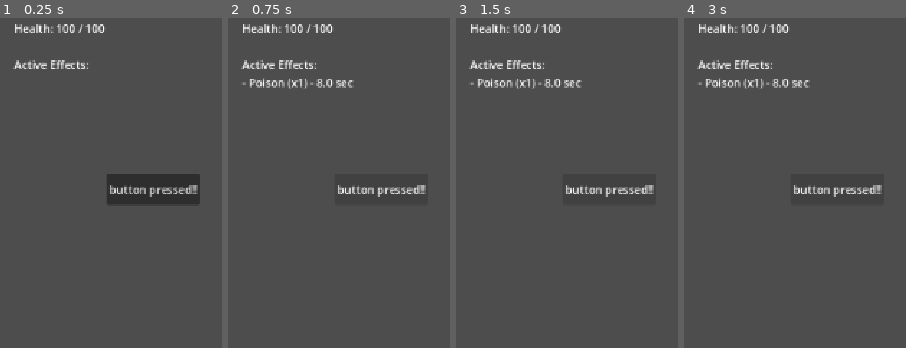
Above: before the commit, frames 1-4 (left to right).
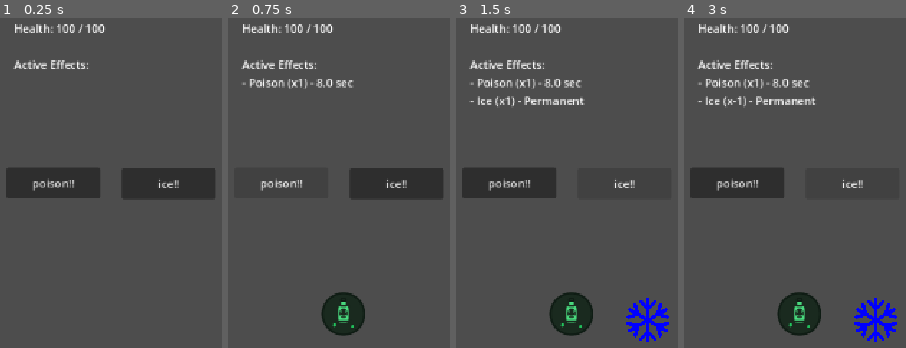
Above: after the commit, the same moments.

Repository: nestorac/godot-assets
Game: Godot game, scene res://TestStatusEffects.tscn
Two runs of this game, one before a commit and one after it. Both use one fixed random seed, a clock stepped at 60 frames per second and the inputs below.
Inputs (mouse positions are in pixels of both pictures, inside the frame that each line leads up to):
- Up to frame 1 (0.25 s): no input
- Up to frame 2 (0.75 s): click "button pressed!!" (after the commit: "poison!!") at 0.5 s
- Up to frame 3 (1.5 s): click (624, 183) at 1.25 s, where only the run after the commit has a clickable "ice!!"
- Up to frame 4 (3 s): click "button pressed!!" (after the commit: "poison!!") at 2 s; click (852, 183) at 2.75 s, where only the run after the commit has a clickable "ice!!"

The runs differ from the first frame. In frame 1, 6.6% of the frame differs, in the area x 2-97%, y 45-57%; in frame 2, 4.4%; in frame 3, 8.2%; in frame 4, 8.2%, in the area x 2-96%, y 23-99%.

Commit message:
Added Ice.

Diff:
--- a/status-effect-manager/Character.gd
+++ b/status-effect-manager/Character.gd
@@ -4,6 +4,7 @@
 @onready var status_manager: StatusEffectManager = $StatusEffectManager
 @onready var active_effects_label: Label = $"../UI/ActiveEffectsLabel"
 @onready var apply_button: Button = $"../UI/ApplyPoisonButton"
+@onready var ice_apply_button: Button = $"../UI/ApplyIceButton"
 
 @export var poison_effect: StatusEffect
 @export var ice_effect: StatusEffect
@@ -11,6 +12,8 @@
 var health: int = 100
 var max_health: int = 100
 
+signal poisoned
+signal iced
 
 func _ready() -> void:
 	print("=== Game Started ===")
@@ -22,6 +25,14 @@
 	else:
 		print("ERROR: ApplyPoisonButton not found!")
 
+	if ice_apply_button:
+		ice_apply_button.mouse_filter = Control.MOUSE_FILTER_STOP
+		ice_apply_button.pressed.connect(apply_ice_pressed)
+		print("Button connected successfully from code")
+	else:
+		print("ERROR: ApplyPoisonButton not found!")
+	apply_ice_pressed
+	apply_poison_pressed
 	update_ui()
 
 
@@ -33,9 +44,23 @@
 		return
 
 	status_manager.apply_effect(poison_effect)
+	poisoned.connect($"../UI/Poison"._on_poisoned)
+	poisoned.emit()
 	print("Poison applied successfully!")
 	update_ui()
 
+func apply_ice_pressed() -> void:
+	print(">>> BUTTON PRESSED <<<")
+
+	if ice_effect == null:
+		print("ERROR: ice_effect is not assigned in the Inspector!")
+		return
+
+	status_manager.apply_effect(ice_effect)
+	poisoned.connect($"../UI/Ice"._on_iced)
+	poisoned.emit()
+	print("Ice applied successfully!")
+	update_ui()
 
 func update_ui() -> void:
 	var text := "Health: %d / %d\n\nActive Effects:\n" % [health, max_health]
--- a/status-effect-manager/TestStatusEffects.tscn
+++ b/status-effect-manager/TestStatusEffects.tscn
@@ -1,12 +1,18 @@
 [gd_scene format=3 uid="uid://b5mcnthkmmhwq"]
 
+[ext_resource type="Script" uid="uid://bd5yobkaoatsv" path="res://test_status_effects.gd" id="1_1uj6j"]
 [ext_resource type="Script" uid="uid://y8ahmw8lkiqj" path="res://Character.gd" id="1_ha2cn"]
 [ext_resource type="Script" uid="uid://ca4v6h15c6o6b" path="res://status_effects/status_effect_manager.gd" id="2_00li4"]
 [ext_resource type="Resource" uid="uid://bwv33l0kcdgiv" path="res://status_effects/poison_effect.tres" id="2_y1pry"]
 [ext_resource type="Resource" uid="uid://cdkh6j2uo51bv" path="res://status_effects/ice_effect.tres" id="3_y1pry"]
+[ext_resource type="Texture2D" uid="uid://d0mnigx68eme4" path="res://status_effects/icons/poison.svg" id="5_m1mte"]
+[ext_resource type="Script" uid="uid://b3qidotiri6rf" path="res://poison.gd" id="6_5ih8j"]
+[ext_resource type="Texture2D" uid="uid://cout8iokpd5hd" path="res://status_effects/icons/ice.svg" id="7_xsven"]
+[ext_resource type="Script" uid="uid://c83u1dr4ai08m" path="res://ice.gd" id="8_iad3b"]
 
 [node name="TestStatusEffects" type="Node2D" unique_id=2075915525]
 position = Vector2(392, 154)
+script = ExtResource("1_1uj6j")
 
 [node name="Character" type="Node" parent="." unique_id=1631246625]
 script = ExtResource("1_ha2cn")
@@ -31,13 +37,44 @@
 anchor_top = 0.5
 anchor_right = 0.5
 anchor_bottom = 0.5
-offset_left = -67.5
-offset_top = -22.384003
-offset_right = 67.5
-offset_bottom = 22.384033
+offset_left = -211.0
+offset_top = -31.0
+offset_right = -76.0
+offset_bottom = 13.768036
 grow_horizontal = 2
 grow_vertical = 2
-text = "button pressed!!"
+text = "poison!!"
+
+[node name="ApplyIceButton" type="Button" parent="UI" unique_id=927576670]
+anchors_preset = 8
+anchor_left = 0.5
+anchor_top = 0.5
+anchor_right = 0.5
+anchor_bottom = 0.5
+offset_left = -45.0
+offset_top = -30.0
+offset_right = 90.0
+offset_bottom = 14.768036
+grow_horizontal = 2
+grow_vertical = 2
+text = "ice!!"
+
+[node name="TextureRect" type="TextureRect" parent="UI" unique_id=835415157]
+offset_left = 344.0
+offset_top = 517.0
+offset_right = 384.0
+offset_bottom = 557.0
+
+[node name="Poison" type="Sprite2D" parent="UI" unique_id=1935869517]
+position = Vector2(522, 504)
+texture = ExtResource("5_m1mte")
+script = ExtResource("6_5ih8j")
+
+[node name="Ice" type="Sprite2D" parent="UI" unique_id=1983935754]
+position = Vector2(632, 513)
+scale = Vector2(0.1, 0.1)
+texture = ExtResource("7_xsven")
+script = ExtResource("8_iad3b")
 
 [node name="Timer" type="Timer" parent="." unique_id=450557181]
 autostart = true
--- /dev/null
+++ b/status-effect-manager/ice.gd
@@ -0,0 +1,14 @@
+extends Sprite2D
+
+
+# Called when the node enters the scene tree for the first time.
+func _ready() -> void:
+	pass # Replace with function body.
+
+
+# Called every frame. 'delta' is the elapsed time since the previous frame.
+func _process(delta: float) -> void:
+	pass
+
+func _on_iced():
+	visible = true
--- /dev/null
+++ b/status-effect-manager/poison.gd
@@ -0,0 +1,14 @@
+extends Sprite2D
+
+
+# Called when the node enters the scene tree for the first time.
+func _ready() -> void:
+	pass # Replace with function body.
+
+
+# Called every frame. 'delta' is the elapsed time since the previous frame.
+func _process(delta: float) -> void:
+	pass
+
+func _on_poisoned():
+	visible = true
--- /dev/null
+++ b/status-effect-manager/test_status_effects.gd
@@ -0,0 +1,15 @@
+extends Node2D
+
+@onready var poison_img = $UI/Poison
+@onready var ice_img = $UI/Ice
+
+# Called when the node enters the scene tree for the first time.
+func _ready() -> void:
+	poison_img.visible = false
+	ice_img.visible = false
+	pass # Replace with function body.
+
+
+# Called every frame. 'delta' is the elapsed time since the previous frame.
+func _process(delta: float) -> void:
+	pass
Not shown, added: status-effect-manager/ice.gd.uid
Not shown, added: status-effect-manager/poison.gd.uid
Not shown, added: status-effect-manager/test_status_effects.gd.uid
